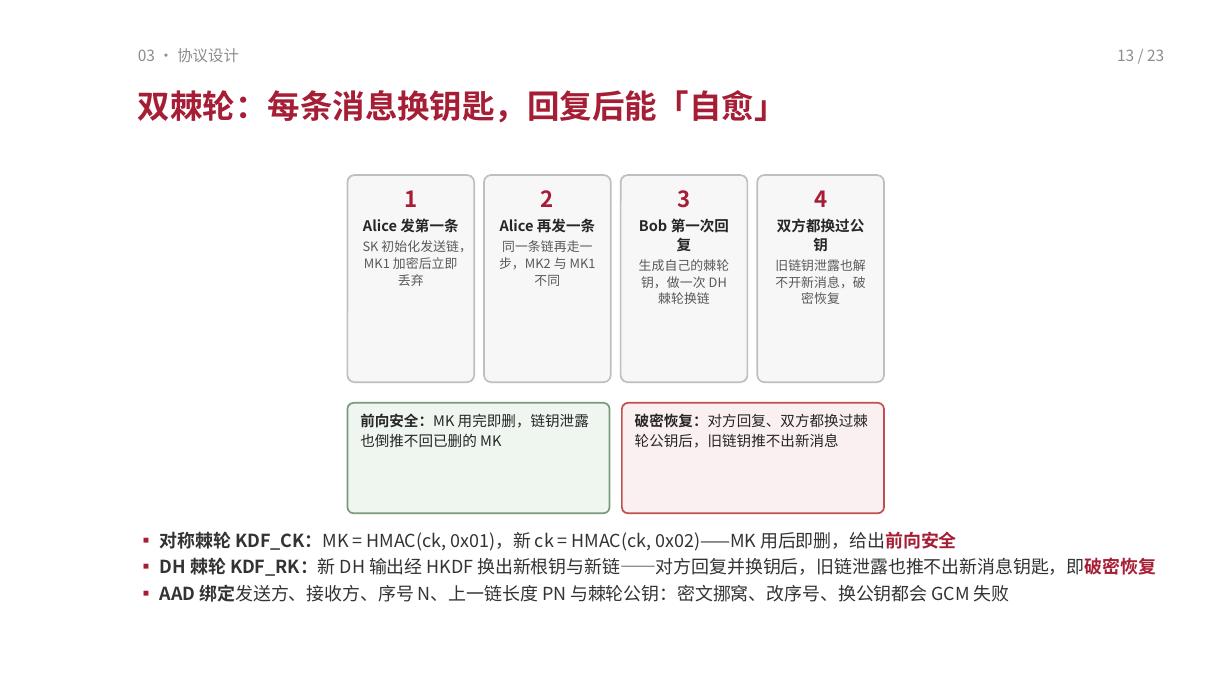
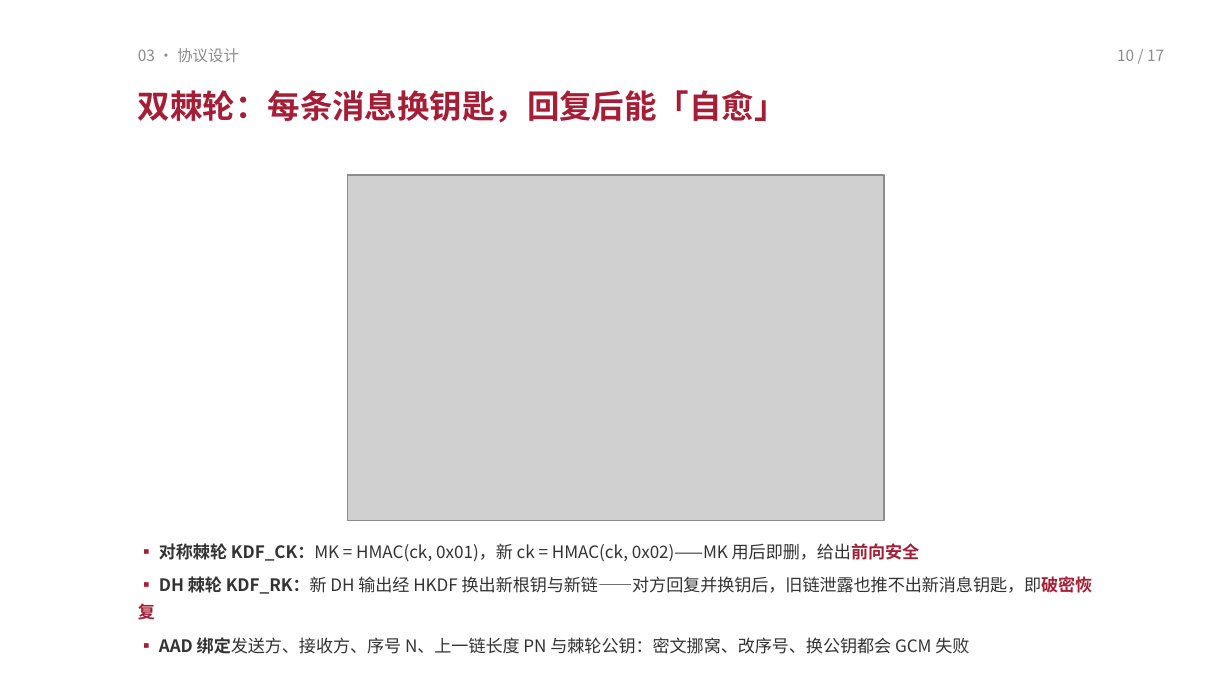
Before and after one commit to TomHaoZi/ECNUchat, a slide deck: slide 10 of 中期汇报/ECNUchat-中期汇报.pptx (slide 13 before the commit). Drawn at 1232x699 pixels with LibreOffice and Linux fonts; fonts in the diff are those of the drawing; grey boxes stand for pictures. Boxes give left, top, right and bottom in pixels: in the first picture for what was removed or moved away, otherwise in the second. Text is boxed around its words. In the diff, an @@ line names an element or a change of style, - is before the commit and + after.

```diff
--- a/中期汇报/ECNUchat-中期汇报.pptx
+++ b/中期汇报/ECNUchat-中期汇报.pptx
@@ text at (1117,49,1164,61): text changed @@
-13 / 23
+10 / 17
@@ rounded rectangle removed at (347,175,474,382) @@
-1
-Alice 发第一条
-SK 初始化发送链，MK1 加密后立即丢弃
@@ picture added at (347,175,885,520) @@
@@ rounded rectangle removed at (484,175,611,382) @@
-2
-Alice 再发一条
-同一条链再走一步，MK2 与 MK1 不同
@@ rounded rectangle removed at (621,175,748,382) @@
-3
-Bob 第一次回复
-生成自己的棘轮钥，做一次 DH 棘轮换链
@@ rounded rectangle removed at (758,175,885,382) @@
-4
-双方都换过公钥
-旧链钥泄露也解不开新消息，破密恢复
@@ rounded rectangle removed at (347,403,610,514) @@
-前向安全：MK 用完即删，链钥泄露也倒推不回已删的 MK
@@ rounded rectangle removed at (622,403,885,514) @@
-破密恢复：对方回复、双方都换过棘轮公钥后，旧链钥推不出新消息
@@ text "▪ 对称棘轮 KDF_CK：MK = HMAC(ck, ...": place and size @@
-text "▪ 对称棘轮 KDF_CK：MK = HMAC(ck, ..." at (160,531,1156,602)
+text "▪ 对称棘轮 KDF_CK：MK = HMAC(ck, ..." at (138,543,1093,654)
@@ text "▪ 对称棘轮 KDF_CK：MK = HMAC(ck, ..." at (138,543,1093,654): size 10.5 to 10 pt; line spacing 1.08 to 1.3; more space between paragraphs @@
```
Also in this commit, not shown: 14 other slides changed, 6 slides removed, 3 other files.
